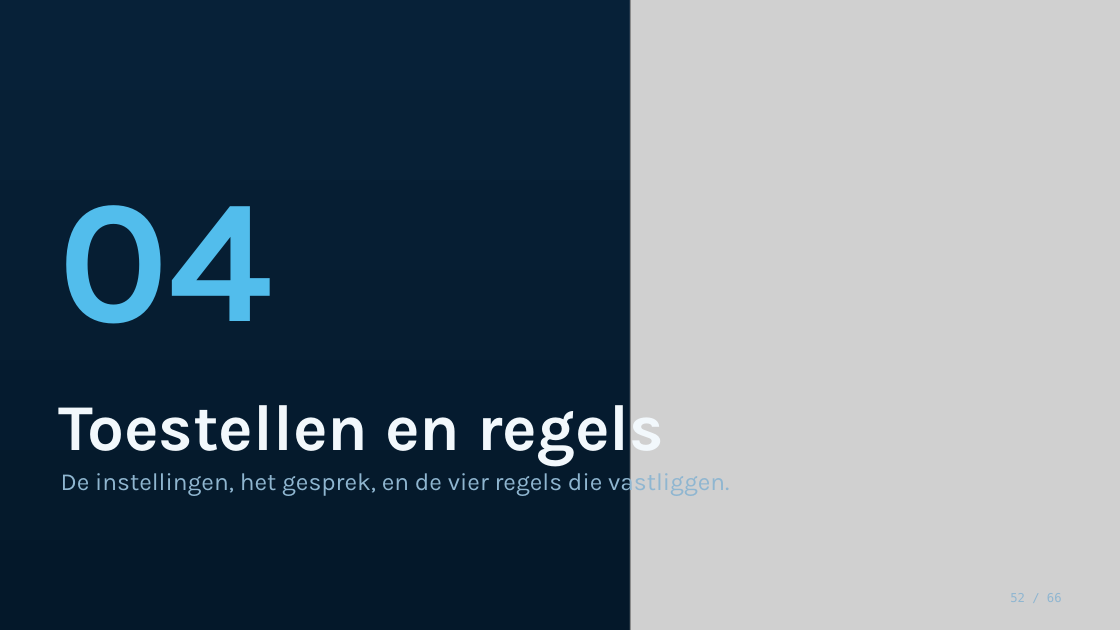
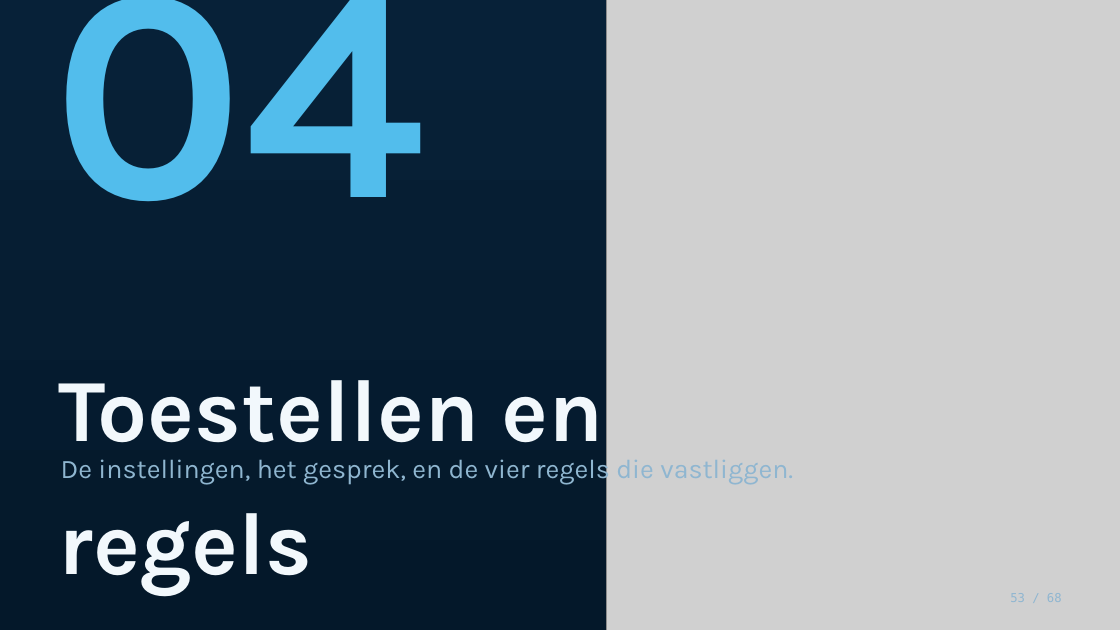
Before and after one commit to Dellfs/paradise-project, a slide deck: slide 53 of PARADISE_presentatie/PARADISE_opleidingssessie_voetklinieken.pptx (slide 52 before the commit). Drawn at 1120x630 pixels with LibreOffice and Linux fonts; fonts in the diff are those of the drawing; grey boxes stand for pictures. Boxes give left, top, right and bottom in pixels: in the first picture for what was removed or moved away, otherwise in the second. Text is boxed around its words. In the diff, an @@ line names an element or a change of style, - is before the commit and + after.

```diff
--- a/PARADISE_presentatie/PARADISE_opleidingssessie_voetklinieken.pptx
+++ b/PARADISE_presentatie/PARADISE_opleidingssessie_voetklinieken.pptx
@@ text "04": place and size @@
-text "04" at <box>58,205,273,324</box>
+text "04" at <box>52,0,424,201</box>
@@ text "04" at <box>52,0,424,201</box>: size 150 to 260 pt; line spacing 0.9 to 0.82 @@
@@ picture: place and size @@
-picture at <box>630,0,1120,630</box>
+picture at <box>607,0,1120,630</box>
@@ text "Toestellen en regels": place and size @@
-text "Toestellen en regels" at <box>58,391,664,466</box>
+text "Toestellen en regels" at <box>58,380,604,596</box>
@@ text "Toestellen en regels" at <box>58,380,604,596</box>: size 56 to 76 pt @@
@@ text "De instellingen, het gesprek, en ...": place and size @@
-text "De instellingen, het gesprek, en ..." at <box>61,468,729,496</box>
+text "De instellingen, het gesprek, en ..." at <box>61,454,610,485</box>
@@ text "De instellingen, het gesprek, en ..." at <box>61,454,610,485</box>: size 21 to 23 pt @@
```
Also in this commit, not shown: 64 other slides changed, 2 slides added, 2 other files.
